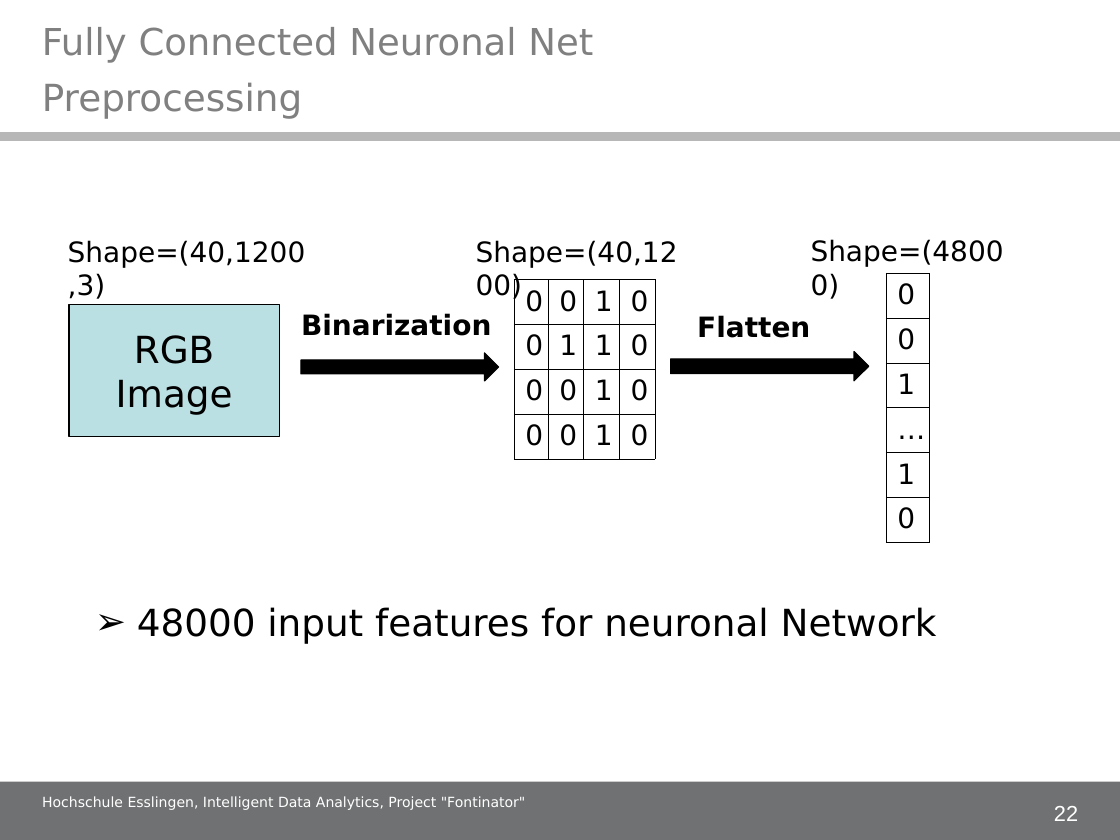
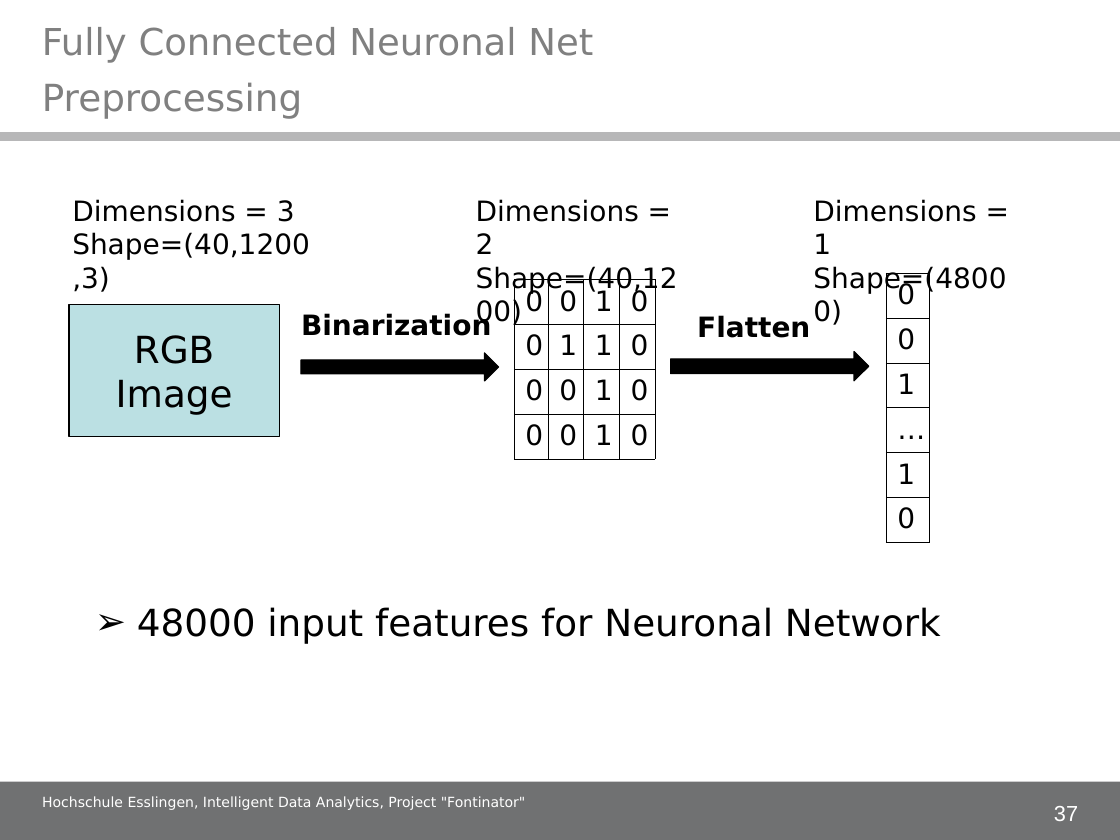
Before and after one commit to alex-ta/Fontinator, a slide deck: slide 37 of Documents/IDA_project_presentation.ppt (slide 22 before the commit). Drawn at 1120x840 pixels with LibreOffice and Linux fonts; fonts in the diff are those of the drawing; background and template pictures are left out. Boxes give left, top, right and bottom in pixels: in the first picture for what was removed or moved away, otherwise in the second. Text is boxed around its words. In the diff, an @@ line names an element or a change of style, - is before the commit and + after.

```diff
--- a/Documents/IDA_project_presentation.ppt
+++ b/Documents/IDA_project_presentation.ppt
@@ text "Dimensions = 3": place and size @@
-text "Dimensions = 3" at <box>68,240,306,299</box>
+text "Dimensions = 3" at <box>72,199,310,292</box>
@@ text at <box>72,199,295,222</box>: paragraph added @@
+Dimensions = 3
@@ text "Dimensions = 2": place and size @@
-text "Dimensions = 2" at <box>476,240,678,268</box>
+text "Dimensions = 2" at <box>476,199,678,294</box>
@@ text at <box>476,199,639,254</box>: paragraph added @@
+Dimensions = 2
@@ text "Dimensions = 1": place and size @@
-text "Dimensions = 1" at <box>811,239,1004,267</box>
+text "Dimensions = 1" at <box>813,199,1006,294</box>
@@ text at <box>813,199,976,254</box>: paragraph added @@
+Dimensions = 1
@@ text at <box>137,607,941,644</box>: text changed @@
-➢ 48000 input features for neuronal Network
+➢ 48000 input features for Neuronal Network
@@ page number at <box>1054,806,1078,821</box>: text changed @@
-22
+37
```
Also in this commit, not shown: 5 other slides changed, 15 slides added.
